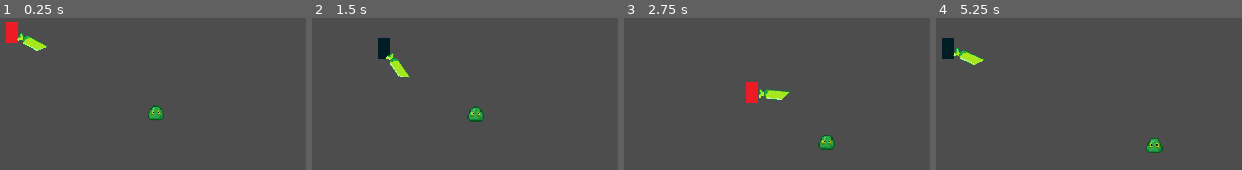
Above: before the commit, frames 1-4 (left to right).
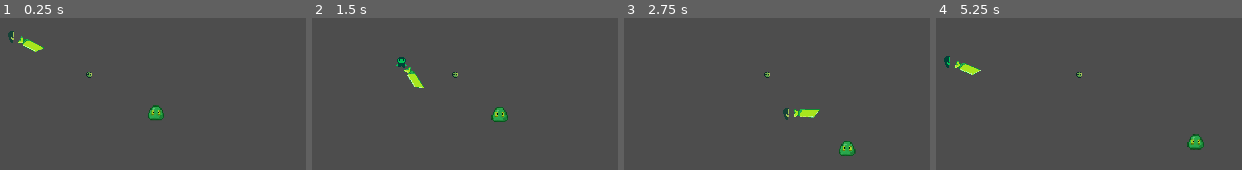
Above: after the commit, the same moments.

Repository: Rodrigo007438/Heart_Of_TheBeast
Game: Godot game, scene res://Player.tscn
The game is run twice, just before and just after one commit, with the same random seed, the same clock (stepped at 60 frames per second) and the same inputs. The project has no main scene, so this scene is started directly.
Inputs (mouse positions are in pixels of both pictures, inside the frame that each line leads up to):
- Up to frame 1 (0.25 s): no input
- Up to frame 2 (1.5 s): tap Enter at 0.5 s; move the mouse to (outside the picture) at 0.52 s; hold Right (ui_right) 0.53-1.28 s; click (outside the picture) at 0.6 s; move the mouse to (outside the picture) at 1.27 s; hold Down (ui_down) from 1.28 s (still down); click (outside the picture) at 1.35 s
- Up to frame 3 (2.75 s): move the mouse to (outside the picture) at 2.02 s; release Down (ui_down) at 2.03 s; hold Right (ui_right) from 2.03 s (still down); click (outside the picture) at 2.1 s
- Up to frame 4 (5.25 s): move the mouse to (outside the picture) at 2.77 s; release Right (ui_right) at 2.78 s; hold Up (ui_up) 2.78-3.53 s; click (outside the picture) at 2.85 s; move the mouse to (outside the picture) at 3.52 s; hold Left (ui_left) 3.53-5.03 s; click (outside the picture) at 3.6 s; move the mouse to (1061, 144) at 4.27 s; click (1061, 144) at 4.35 s; move the mouse to (outside the picture) at 5.02 s; hold Down (ui_down) from 5.03 s (still down); click (outside the picture) at 5.1 s

The runs differ from the first frame. In frame 1, 1.0% of the frame differs, in the area x 1-31%, y 2-40%; in frame 2, 2.5%; in frame 3, 2.5%, in the area x 39-76%, y 35-91%; in frame 4, 2.5%.
Error after the commit: Invalid access to property or key 'time_left' on a base object of type 'Timer'. (res://bomb.gd:19)

Commit message:
Add files via upload

Diff:
--- a/Kaiju_Game/kaiju-game/Player.tscn
+++ b/Kaiju_Game/kaiju-game/Player.tscn
@@ -1,24 +1,174 @@
-[gd_scene load_steps=10 format=3 uid="uid://cd62575c2ise8"]
+[gd_scene load_steps=33 format=3 uid="uid://cd62575c2ise8"]
 
 [ext_resource type="Script" uid="uid://c8qk6743ukn16" path="res://player.gd" id="1_kpjcp"]
-[ext_resource type="Texture2D" uid="uid://csgufmyrqmkhl" path="res://images/player.png" id="1_xhfnw"]
+[ext_resource type="Texture2D" uid="uid://crdsa8kkx3cm5" path="res://images/spr_parado.png" id="2_5ncpa"]
 [ext_resource type="Texture2D" uid="uid://c8wxw8kjhbu0n" path="res://images/bone_sword.png" id="3_kne1u"]
+[ext_resource type="Texture2D" uid="uid://dv6wpgxwkjtyg" path="res://images/spr_lado.png" id="3_wi0c6"]
 [ext_resource type="Script" uid="uid://crxkj08hxv8nd" path="res://enemy.gd" id="4_cxr5p"]
+[ext_resource type="Texture2D" uid="uid://bgfwcscailvyt" path="res://images/spr_cima.png" id="4_hp6x6"]
+[ext_resource type="Texture2D" uid="uid://b0wo82wgi18rp" path="res://images/spr_baixo.png" id="5_3tkgg"]
 [ext_resource type="Texture2D" uid="uid://ckuwdk08pr6fb" path="res://images/Gemini_Generated_Image_dn8ijedn8ijedn8i-Photoroom.png" id="5_tdg3f"]
+[ext_resource type="Script" uid="uid://bql3dlwqlhnxg" path="res://bomb.gd" id="9_hp6x6"]
+[ext_resource type="Texture2D" uid="uid://lp75rfovnfp1" path="res://images/spr_bomb.png" id="10_3tkgg"]
 
 [sub_resource type="CapsuleShape2D" id="CapsuleShape2D_kpjcp"]
-radius = 7.0
-height = 14.0
+radius = 4.0
+height = 8.0
+
+[sub_resource type="AtlasTexture" id="AtlasTexture_l6ohk"]
+atlas = ExtResource("2_5ncpa")
+region = Rect2(0, 0, 16, 16)
+
+[sub_resource type="AtlasTexture" id="AtlasTexture_oudfo"]
+atlas = ExtResource("2_5ncpa")
+region = Rect2(16, 0, 16, 16)
+
+[sub_resource type="AtlasTexture" id="AtlasTexture_d6rpx"]
+atlas = ExtResource("3_wi0c6")
+region = Rect2(16, 0, 16, 16)
+
+[sub_resource type="AtlasTexture" id="AtlasTexture_r3kul"]
+atlas = ExtResource("4_hp6x6")
+region = Rect2(0, 0, 16, 16)
+
+[sub_resource type="AtlasTexture" id="AtlasTexture_jatw7"]
+atlas = ExtResource("5_3tkgg")
+region = Rect2(0, 0, 16, 16)
+
+[sub_resource type="AtlasTexture" id="AtlasTexture_rv870"]
+atlas = ExtResource("5_3tkgg")
+region = Rect2(16, 0, 16, 16)
+
+[sub_resource type="AtlasTexture" id="AtlasTexture_efikj"]
+atlas = ExtResource("3_wi0c6")
+region = Rect2(0, 0, 16, 16)
+
+[sub_resource type="AtlasTexture" id="AtlasTexture_itxgx"]
+atlas = ExtResource("3_wi0c6")
+region = Rect2(16, 0, 16, 16)
+
+[sub_resource type="AtlasTexture" id="AtlasTexture_cgsek"]
+atlas = ExtResource("4_hp6x6")
+region = Rect2(0, 0, 16, 16)
+
+[sub_resource type="AtlasTexture" id="AtlasTexture_0pi4m"]
+atlas = ExtResource("4_hp6x6")
+region = Rect2(16, 0, 16, 16)
+
+[sub_resource type="SpriteFrames" id="SpriteFrames_sg6sq"]
+animations = [{
+"frames": [{
+"duration": 1.0,
+"texture": SubResource("AtlasTexture_l6ohk")
+}, {
+"duration": 1.0,
+"texture": SubResource("AtlasTexture_oudfo")
+}],
+"loop": true,
+"name": &"idle_down",
+"speed": 5.0
+}, {
+"frames": [{
+"duration": 1.0,
+"texture": SubResource("AtlasTexture_d6rpx")
+}],
+"loop": true,
+"name": &"idle_side",
+"speed": 5.0
+}, {
+"frames": [{
+"duration": 1.0,
+"texture": SubResource("AtlasTexture_r3kul")
+}],
+"loop": true,
+"name": &"idle_up",
+"speed": 5.0
+}, {
+"frames": [{
+"duration": 1.0,
+"texture": SubResource("AtlasTexture_jatw7")
+}, {
+"duration": 1.0,
+"texture": SubResource("AtlasTexture_rv870")
+}],
+"loop": true,
+"name": &"run_down",
+"speed": 5.0
+}, {
+"frames": [{
+"duration": 1.0,
+"texture": SubResource("AtlasTexture_efikj")
+}, {
+"duration": 1.0,
+"texture": SubResource("AtlasTexture_itxgx")
+}],
+"loop": true,
+"name": &"run_side",
+"speed": 5.0
+}, {
+"frames": [{
+"duration": 1.0,
+"texture": SubResource("AtlasTexture_cgsek")
+}, {
+"duration": 1.0,
+"texture": SubResource("AtlasTexture_0pi4m")
+}],
+"loop": true,
+"name": &"run_up",
+"speed": 5.0
+}]
 
 [sub_resource type="RectangleShape2D" id="RectangleShape2D_kpjcp"]
-size = Vector2(22, 9.5)
+size = Vector2(18, 7.75)
 
 [sub_resource type="CapsuleShape2D" id="CapsuleShape2D_dtqjt"]
 radius = 7.0
 height = 14.0
 
 [sub_resource type="CircleShape2D" id="CircleShape2D_cxr5p"]
-radius = 105.546196
+radius = 172.13077
+
+[sub_resource type="AtlasTexture" id="AtlasTexture_sg6sq"]
+atlas = ExtResource("10_3tkgg")
+region = Rect2(0, 0, 16, 16)
+
+[sub_resource type="AtlasTexture" id="AtlasTexture_h84ma"]
+atlas = ExtResource("10_3tkgg")
+region = Rect2(16, 0, 16, 16)
+
+[sub_resource type="AtlasTexture" id="AtlasTexture_47wu6"]
+atlas = ExtResource("10_3tkgg")
+region = Rect2(32, 0, 16, 16)
+
+[sub_resource type="AtlasTexture" id="AtlasTexture_2n1s8"]
+atlas = ExtResource("10_3tkgg")
+region = Rect2(48, 0, 16, 16)
+
+[sub_resource type="SpriteFrames" id="SpriteFrames_3vjad"]
+animations = [{
+"frames": [{
+"duration": 1.0,
+"texture": SubResource("AtlasTexture_sg6sq")
+}, {
+"duration": 1.0,
+"texture": SubResource("AtlasTexture_h84ma")
+}, {
+"duration": 1.0,
+"texture": SubResource("AtlasTexture_47wu6")
+}, {
+"duration": 1.0,
+"texture": SubResource("AtlasTexture_2n1s8")
+}],
+"loop": true,
+"name": &"bomb",
+"speed": 5.0
+}]
+
+[sub_resource type="CircleShape2D" id="CircleShape2D_yt0h1"]
+radius = 3.0
+
+[sub_resource type="CircleShape2D" id="CircleShape2D_vd78s"]
+radius = 16.27882
 
 [node name="Node2D" type="Node2D"]
 
@@ -29,13 +179,13 @@
 position = Vector2(16, 22)
 shape = SubResource("CapsuleShape2D_kpjcp")
 
-[node name="Sprite2D" type="Sprite2D" parent="Player"]
-position = Vector2(16, 16)
-texture = ExtResource("1_xhfnw")
-hframes = 2
+[node name="AnimatedSprite2D" type="AnimatedSprite2D" parent="Player"]
+position = Vector2(17, 19)
+sprite_frames = SubResource("SpriteFrames_sg6sq")
+animation = &"run_up"
 
 [node name="weaponPivot" type="Node2D" parent="Player"]
-position = Vector2(16, 16)
+position = Vector2(16, 20)
 
 [node name="SwordHitbox" type="Area2D" parent="Player/weaponPivot"]
 position = Vector2(-1, 15)
@@ -43,41 +193,66 @@
 collision_mask = 2
 
 [node name="CollisionShape2D" type="CollisionShape2D" parent="Player/weaponPivot/SwordHitbox"]
-position = Vector2(25, -16)
+position = Vector2(23, -16.875)
 shape = SubResource("RectangleShape2D_kpjcp")
 
 [node name="Sprite2D" type="Sprite2D" parent="Player/weaponPivot/SwordHitbox/CollisionShape2D"]
-position = Vector2(-1.0000012, 0)
+position = Vector2(-1.0000019, -0.12500048)
 rotation = 1.5707964
-scale = Vector2(0.39732614, 0.34138948)
+scale = Vector2(0.34500363, 0.29070204)
 texture = ExtResource("3_kne1u")
 hframes = 2
 
 [node name="attack_cooldown" type="Timer" parent="Player"]
 
-[node name="enemy" type="CharacterBody2D" parent="."]
+[node name="Enemy" type="CharacterBody2D" parent="."]
 collision_layer = 2
 collision_mask = 0
 script = ExtResource("4_cxr5p")
 
-[node name="Sprite2D" type="Sprite2D" parent="enemy"]
+[node name="Sprite2D" type="Sprite2D" parent="Enemy"]
 position = Vector2(160, 93)
 scale = Vector2(0.099999994, 0.098437496)
 texture = ExtResource("5_tdg3f")
 hframes = 4
 vframes = 4
 
-[node name="CollisionShape2D" type="CollisionShape2D" parent="enemy"]
+[node name="CollisionShape2D" type="CollisionShape2D" parent="Enemy"]
 position = Vector2(160, 95)
 shape = SubResource("CapsuleShape2D_dtqjt")
 
-[node name="DirectionArea" type="Area2D" parent="enemy"]
+[node name="DirectionArea" type="Area2D" parent="Enemy"]
 collision_layer = 0
 
-[node name="CollisionShape2D" type="CollisionShape2D" parent="enemy/DirectionArea"]
-position = Vector2(160, 95)
+[node name="CollisionShape2D" type="CollisionShape2D" parent="Enemy/DirectionArea"]
+position = Vector2(188, 98)
 shape = SubResource("CircleShape2D_cxr5p")
 
+[node name="Bomb" type="Area2D" parent="."]
+script = ExtResource("9_hp6x6")
+
+[node name="AnimatedSprite2D" type="AnimatedSprite2D" parent="Bomb"]
+position = Vector2(11.000004, 57)
+scale = Vector2(0.5625, 0.5625)
+sprite_frames = SubResource("SpriteFrames_3vjad")
+animation = &"bomb"
+
+[node name="CollisionShape2D" type="CollisionShape2D" parent="Bomb"]
+position = Vector2(11, 57)
+shape = SubResource("CircleShape2D_yt0h1")
+
+[node name="Timer" type="Timer" parent="Bomb"]
+wait_time = 2.0
+one_shot = true
+
+[node name="Bomb_area" type="Area2D" parent="Bomb"]
+
+[node name="CollisionShape2D" type="CollisionShape2D" parent="Bomb/Bomb_area"]
+position = Vector2(11, 57)
+shape = SubResource("CircleShape2D_vd78s")
+disabled = true
+debug_color = Color(0.99087673, 0.09358566, 0, 0.41960785)
+
 [connection signal="body_entered" from="Player/weaponPivot/SwordHitbox" to="Player" method="_on_sword_hitbox_body_entered"]
-[connection signal="body_entered" from="enemy/DirectionArea" to="enemy" method="_on_direction_area_body_entered"]
-[connection signal="body_exited" from="enemy/DirectionArea" to="enemy" method="_on_direction_area_body_exited"]
+[connection signal="body_entered" from="Enemy/DirectionArea" to="Enemy" method="_on_direction_area_body_entered"]
+[connection signal="body_exited" from="Enemy/DirectionArea" to="Enemy" method="_on_direction_area_body_exited"]
--- /dev/null
+++ b/Kaiju_Game/kaiju-game/bomb.gd
@@ -0,0 +1,53 @@
+extends Area2D
+
+var speed = 400.0
+var direction = Vector2.RIGHT
+var drag = 10.0
+var damage = 3
+
+@onready var explosao_area = $Bomb_area/CollisionShape2D
+@onready var anim_sprite = $AnimatedSprite2D
+@onready var timer = Timer
+
+func _ready():
+	anim_sprite.play("tick")
+
+func _physics_process(delta):
+	position += direction * speed * delta
+	speed = move_toward(speed, 0, drag)
+
+	if timer.time_left < 1.0:
+		anim_sprite.speed_scale = 2.0
+
+		if fmod(timer.time_left, 0.2) > 0.1:
+			anim_sprite.modulate = Color(1,0,0)
+		else:
+			anim_sprite.modulate = Color(1,1,1)
+
+func _on_timer_timeout():
+	explodir()
+
+func explodir():
+	speed = 0
+	anim_sprite.play("EXPLODIU")
+
+	explosao_area.disabled = false
+
+	var tween = create_tween()
+	tween.tween_property(anim_sprite, "scale", Vector2(3,3), 0.1)
+	tween.tween_property(anim_sprite, "modulate", Color(1,0,0,0), 0.1)
+
+	await get_tree().create_timer(0.1).timeout
+
+	var vitimas = $Bomb_area.get_overlapping_bodies()
+
+	for corpo in vitimas:
+		if corpo.has_method("take_damage") and corpo.name != "Player":
+			corpo.take_damage(damage)
+
+			if corpo is CharacterBody2D:
+				var dir_exposion = (corpo.global_position - global_position).normalized()
+				corpo.velocity = dir_exposion * 500
+				corpo.move_and_slide()
+
+	queue_free()
--- a/Kaiju_Game/kaiju-game/player.gd
+++ b/Kaiju_Game/kaiju-game/player.gd
@@ -5,7 +5,7 @@
 
 @export var atk_duration: float = 0.2
 
-@onready var sprite = $Sprite2D
+@onready var anim_sprite = $AnimatedSprite2D
 @onready var weapon_pivot = $weaponPivot
 @onready var weapon_hitbox = $weaponPivot/SwordHitbox
 @onready var sword_colision = $weaponPivot/SwordHitbox/CollisionShape2D
@@ -30,6 +30,8 @@
 			move_state()
 		State.ATTACK:
 			attk_state()
+	move_and_slide()
+	update_animation()
 
 func look_at_mouse():
 	var mouse_pos = get_global_mouse_position()
@@ -37,12 +39,36 @@
 	weapon_pivot.look_at(mouse_pos)
 
 	if mouse_pos.x < global_position.x:
-		sprite.flip_h = true
+
 		weapon_pivot.scale.y = -1
 	else:
-		sprite.flip_h = false
+
 
 		weapon_pivot.scale.y = 1
+
+func update_animation():
+	var mouse_pos = get_global_mouse_position()
+	var dir_to_mouse = (mouse_pos - global_position).normalized()
+
+	var action = "idle"
+	if velocity.length() > 0:
+		action = "run"
+
+	var suffix = ""
+
+	if abs(dir_to_mouse.x) > abs(dir_to_mouse.y):
+		suffix = "_side"
+
+		anim_sprite.flip_h = (dir_to_mouse.x < 0)
+	elif dir_to_mouse.y < 0:
+		suffix = "_up"
+		anim_sprite.flip_h = false
+
+	else:
+		suffix = "_down"
+		anim_sprite.flip_h = false
+
+	anim_sprite.play(action + suffix)
 
 func move_state():
 	var input_vector = Input.get_vector("ui_left", "ui_right", "ui_up", "ui_down")
@@ -52,7 +78,7 @@
 	else:
 		velocity = Vector2.ZERO
 
-	move_and_slide()
+
 
 	if Input.is_action_just_pressed("attack"):
 		start_attk()
@@ -62,7 +88,7 @@
 	sword_colision.disabled = false
 	attack_cooldown_timer.start(atk_duration)
 
-	sprite.modulate = Color(0,1,1)
+	anim_sprite.modulate = Color(0,1,1)
 
 
 
@@ -75,7 +101,7 @@
 		current_state = State.MOVE
 		sword_colision.disabled = true
 
-		sprite.modulate = Color(1, 1, 1)
+		anim_sprite.modulate = Color(1, 1, 1)
 
 
 
Not shown, added: Kaiju_Game/kaiju-game/bomb.gd.uid
Binary file added: Kaiju_Game/kaiju-game/images/spr_baixo.png
Not shown, added: Kaiju_Game/kaiju-game/images/spr_baixo.png.import
Binary file added: Kaiju_Game/kaiju-game/images/spr_bomb.png
Not shown, added: Kaiju_Game/kaiju-game/images/spr_bomb.png.import
Binary file added: Kaiju_Game/kaiju-game/images/spr_cima.png
Not shown, added: Kaiju_Game/kaiju-game/images/spr_cima.png.import
Binary file added: Kaiju_Game/kaiju-game/images/spr_lado.png
Not shown, added: Kaiju_Game/kaiju-game/images/spr_lado.png.import
Binary file added: Kaiju_Game/kaiju-game/images/spr_parado.png
Not shown, added: Kaiju_Game/kaiju-game/images/spr_parado.png.import
